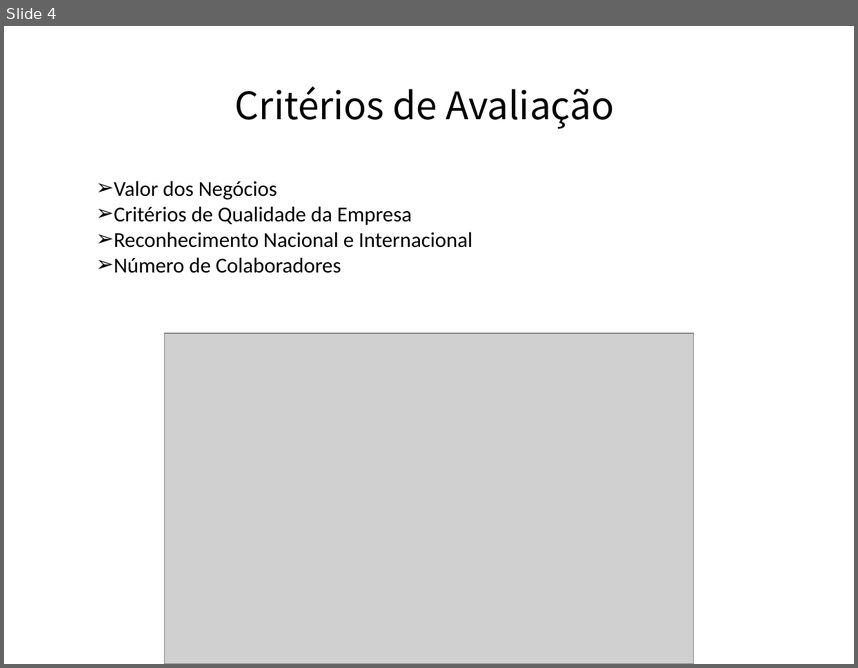
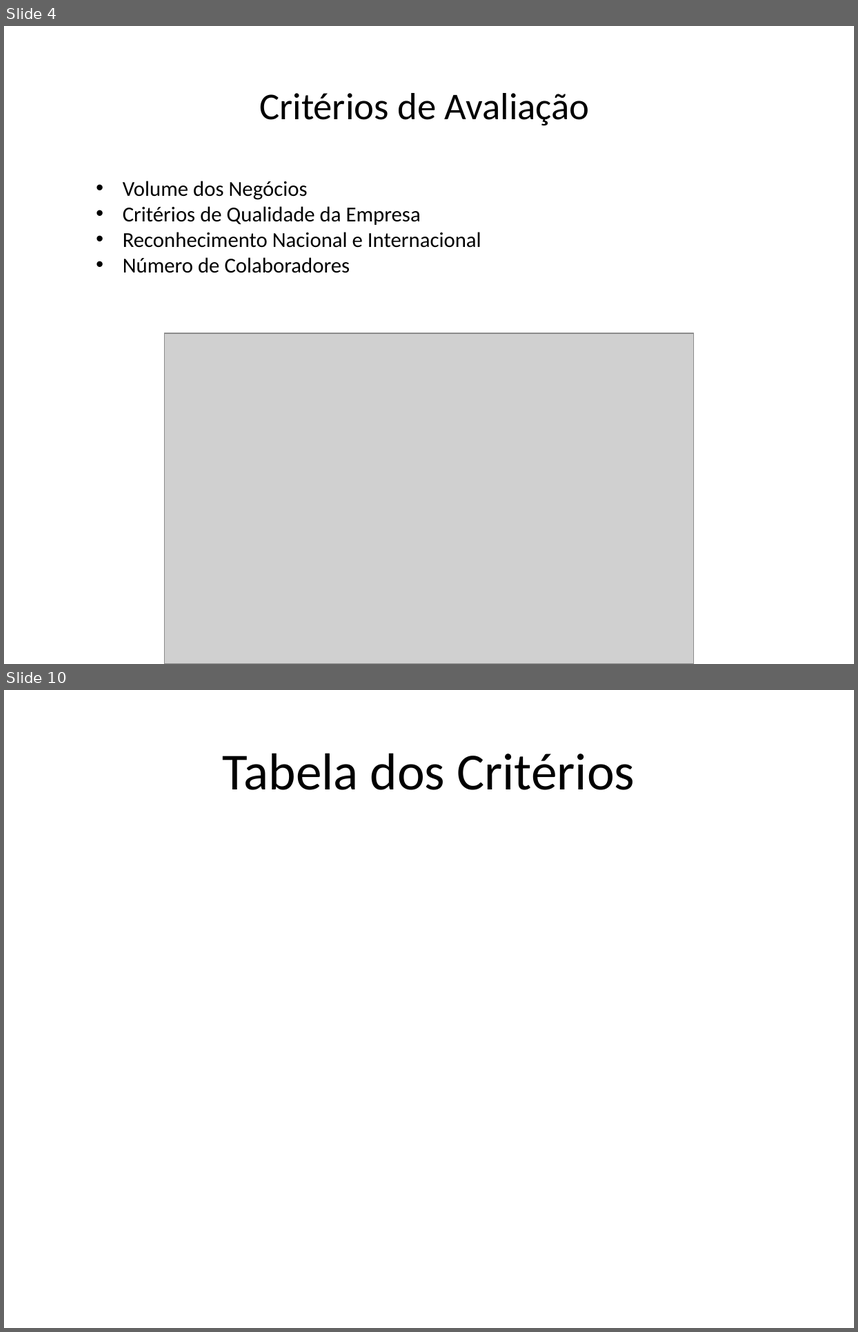
Before and after one commit to afonsoni/Micro-Projeto, a slide deck: 5 Principais Industrias Transformadoras do Porto.pptx. Shown one above the other, each under a label of ours: slide 4 before the commit, slides 4 and 10 after it; the slides between them are not shown. The pictures are 858x668 and 858x1332 pixels, drawn with LibreOffice and Linux fonts; fonts in the diff are those of the drawing; grey boxes stand for pictures. Boxes give left, top, right and bottom in pixels: in the first picture for what was removed or moved away, otherwise in the second. Text is boxed around its words. In the diff, an @@ line names an element or a change of style, - is before the commit and + after.

```diff
--- a/5 Principais Industrias Transformadoras do Porto.pptx
+++ b/5 Principais Industrias Transformadoras do Porto.pptx
@@ slide 10 added at (x1=4, y1=690, x2=854, y2=1328), background #FFFFFF @@
@@ title added at (x1=223, y1=753, x2=635, y2=790), 44 pt, text #000000 @@
+Tabela dos Critérios
@@ slide 4 changed as well @@
@@ title "Critérios de Avaliação" at (x1=259, y1=93, x2=590, y2=125): font Noto Sans CJK SC to Calibri @@
@@ text at (x1=123, y1=181, x2=308, y2=200): text changed @@
-➢ Valor dos Negócios
+• Volume dos Negócios
@@ text at (x1=123, y1=206, x2=481, y2=273): bullet ➢ to • @@
```
Also in this commit, not shown: 4 other slides changed, 5 other slides added.
